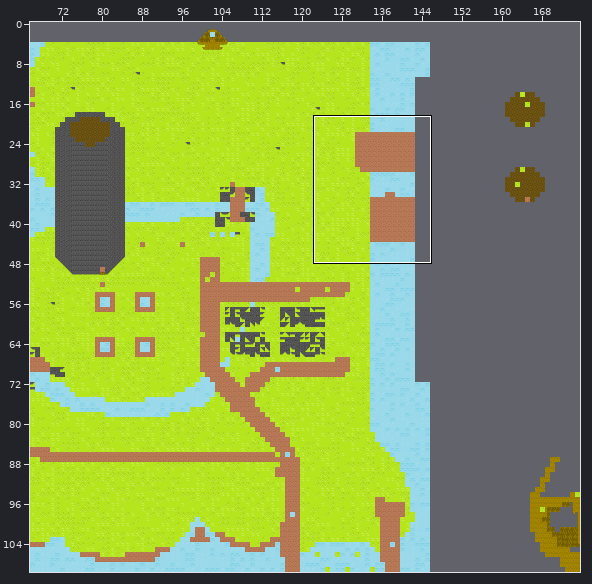
Level history. Tiled map (JSON): maps/lvl1.json. The picture above shows the old version from afar; the outline marks the close-up.
Close-up. Earlier state:
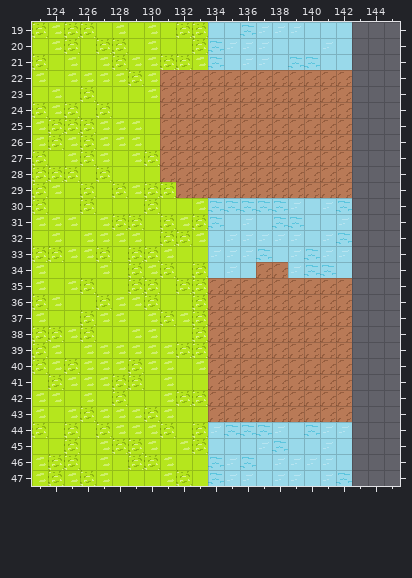
Cells are 16x16 px. Shown: x 123..145, y 19..47. The commit also changed other parts of the map, which this record leaves out.
New version:
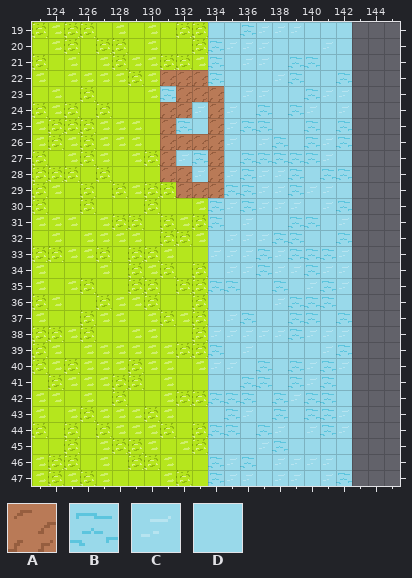
Key: from "tiles": A 0, B 4, C 5, D 6.
_ is an empty cell.
From old to new:
Layer "staticObjects":
Tile A gives way to tile B in row 22 at x 134, 139 and 142; in row 23 at x 131 and 140; in row 24 at x 137 and 139; in row 25 at x 132, 136 to 137, 140 and 142; in row 26 at x 138, 140 and 142; in row 27 at x 133 and 136 to 140.
Tile A gives way to tile B in row 28 at x 136, 139 and 141 to 142; in row 29 at x 135 to 136 and 139; in row 34 at x 137; in row 35 at x 134 to 135, 138 and 141; in row 36 at x 139 to 141; in row 37 at x 136, 139 to 140 and 142.
Tile A gives way to tile B in row 38 at x 139; in row 39 at x 134 and 142; in row 40 at x 137, 139 and 141; in row 41 at x 136 to 137, 139 and 141; in row 42 at x 134 to 136, 138 and 140 to 141; in row 43 at x 135, 138 and 140 to 141.
Tile C gives way to tile B in row 32 at x 138 to 139; in row 33 at x 139 and 141; in row 44 at x 134 and 141.
Tile D gives way to tile B in row 31 at x 140.
Tile A gives way to tile C in row 22 at x 138; in row 23 at x 136 to 137 and 141 to 142; in row 24 at x 133, 135, 140 and 142; in row 25 at x 135; in row 26 at x 135, 137 and 141; in row 27 at x 132 and 141.
Tile A gives way to tile C in row 28 at x 133, 135 and 137 to 138; in row 29 at x 137 to 138 and 140 to 141; in row 34 at x 138; in row 35 at x 140 and 142; in row 36 at x 138; in row 37 at x 135.
Tile A gives way to tile C in row 38 at x 134 to 138 and 140 to 142; in row 39 at x 136 and 141; in row 40 at x 134 to 135, 140 and 142; in row 41 at x 140; in row 42 at x 139; in row 43 at x 136 and 142.
Tile B gives way to tile C in row 30 at x 135 and 137 to 138; in row 34 at x 141; in row 44 at x 140.
Tile D gives way to tile C in row 33 at x 138; in row 34 at x 136 and 142.
Tile A gives way to tile D in row 22 at x 135 to 137 and 140 to 141; in row 23 at x 135 and 138 to 139; in row 24 at x 136, 138 and 141; in row 25 at x 133, 138 to 139 and 141; in row 26 at x 136 and 139; in row 27 at x 135 and 142.
Tile A gives way to tile D in row 28 at x 140; in row 29 at x 142; in row 35 at x 136 to 137 and 139; in row 36 at x 134 to 137 and 142; in row 37 at x 134, 137 to 138 and 141; in row 39 at x 135 and 137 to 140.
Tile A gives way to tile D in row 40 at x 136 and 138; in row 41 at x 134 to 135, 138 and 142; in row 42 at x 137 and 142; in row 43 at x 134, 137 and 139.
Tile B gives way to tile D in row 31 at x 138; in row 44 at x 136.
Tile C gives way to tile D in row 32 at x 141; in row 45 at x 141.
Boxes around the changes in both close-ups, in picture pixels (x1, y1, x2, y2):
changed: (208, 70, 352, 449)
changed: (160, 86, 176, 102)
changed: (176, 102, 208, 134)
changed: (176, 150, 208, 182)
